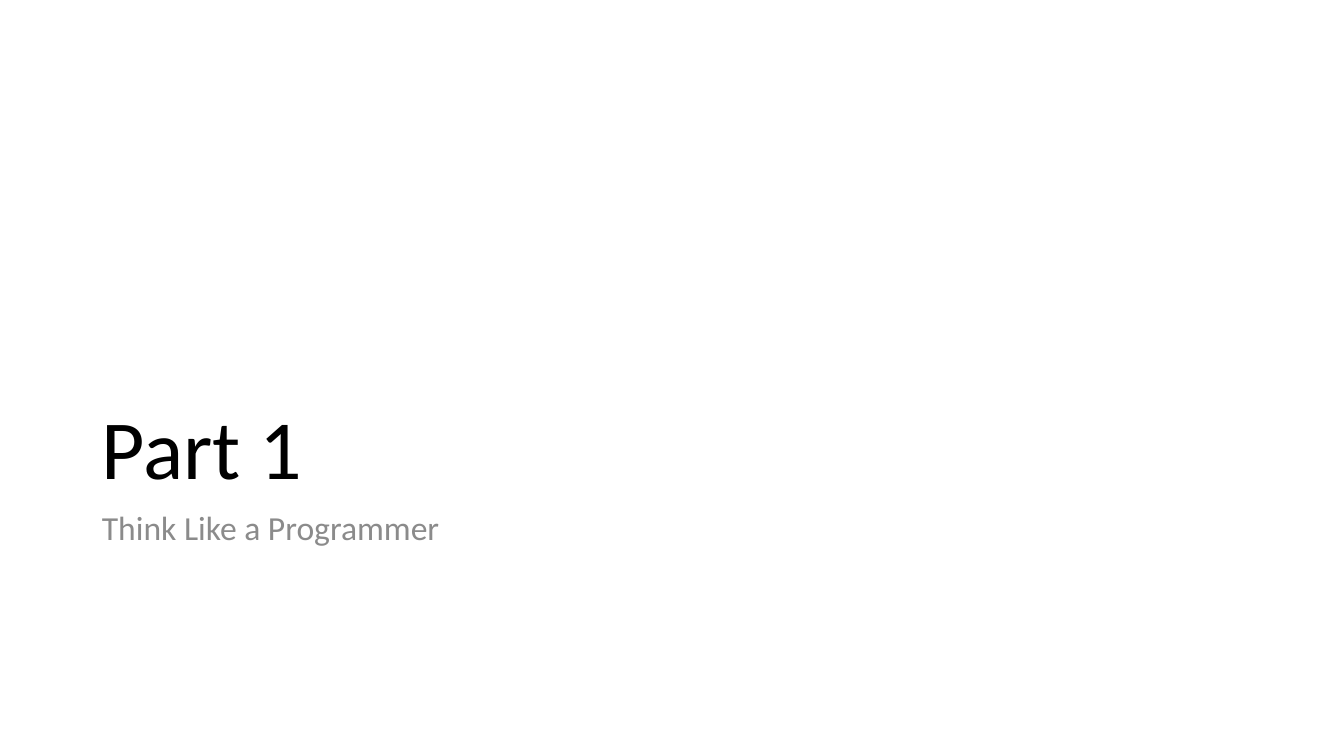
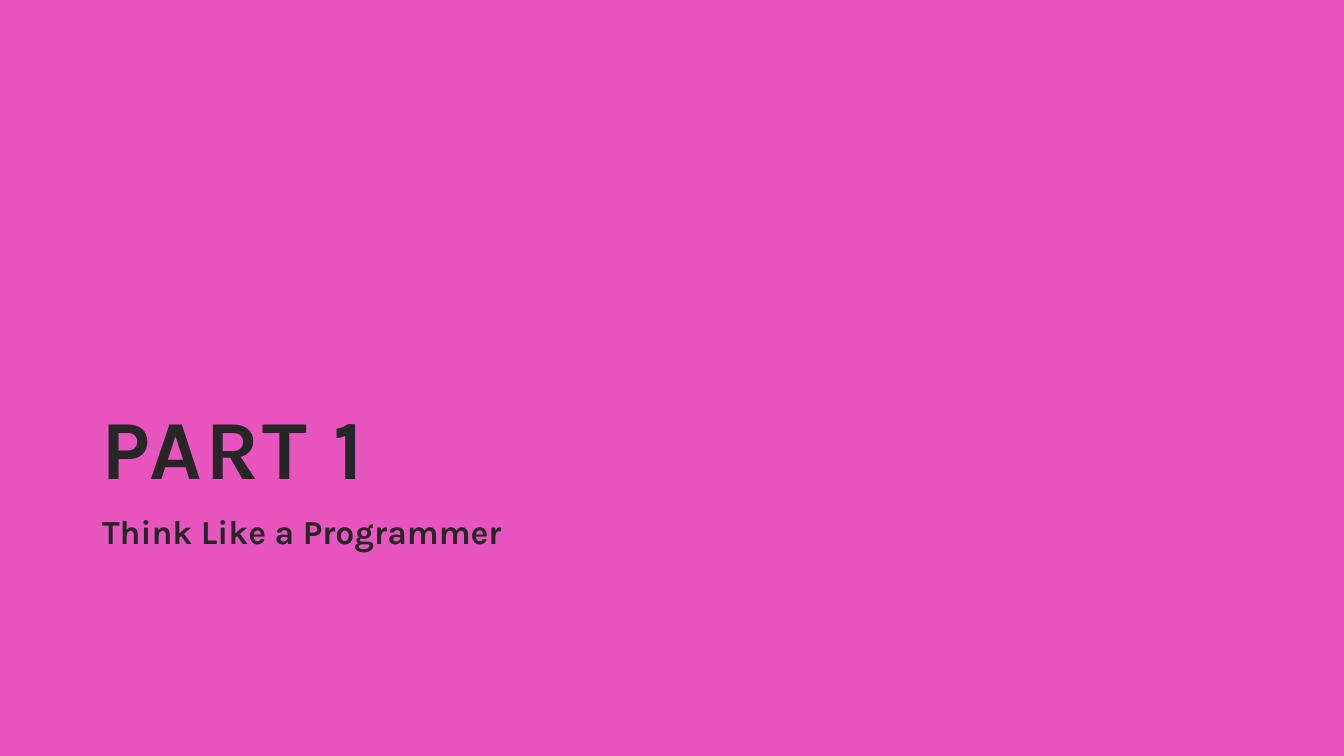
Before and after one commit to thatrandomfrenchdude/Think-Like-A-Programmer, a slide deck: slide 4 of PPT/TLAP_ppt.pptx. Drawn at 1344x756 pixels with LibreOffice and Linux fonts; fonts in the diff are those of the drawing. Boxes give left, top, right and bottom in pixels: in the first picture for what was removed or moved away, otherwise in the second. Text is boxed around its words. In the diff, an @@ line names an element or a change of style, - is before the commit and + after.

```diff
--- a/PPT/TLAP_ppt.pptx
+++ b/PPT/TLAP_ppt.pptx
@@ background #FFFFFF to #E955BE @@
@@ title at <box>102,424,363,479</box>: text changed; font Calibri to Karla; text colour #000000 to #262626; bold on @@
-Part 1
+PART 1
@@ text "Think Like a Programmer" at <box>102,520,502,553</box>: font Calibri to Karla, text colour #8C8C8C to #262626, bold on; line spacing 0.9 to 1; more space between paragraphs @@
```
Also in this commit, not shown: 12 other slides changed, 3 slides added, 4 other files.
